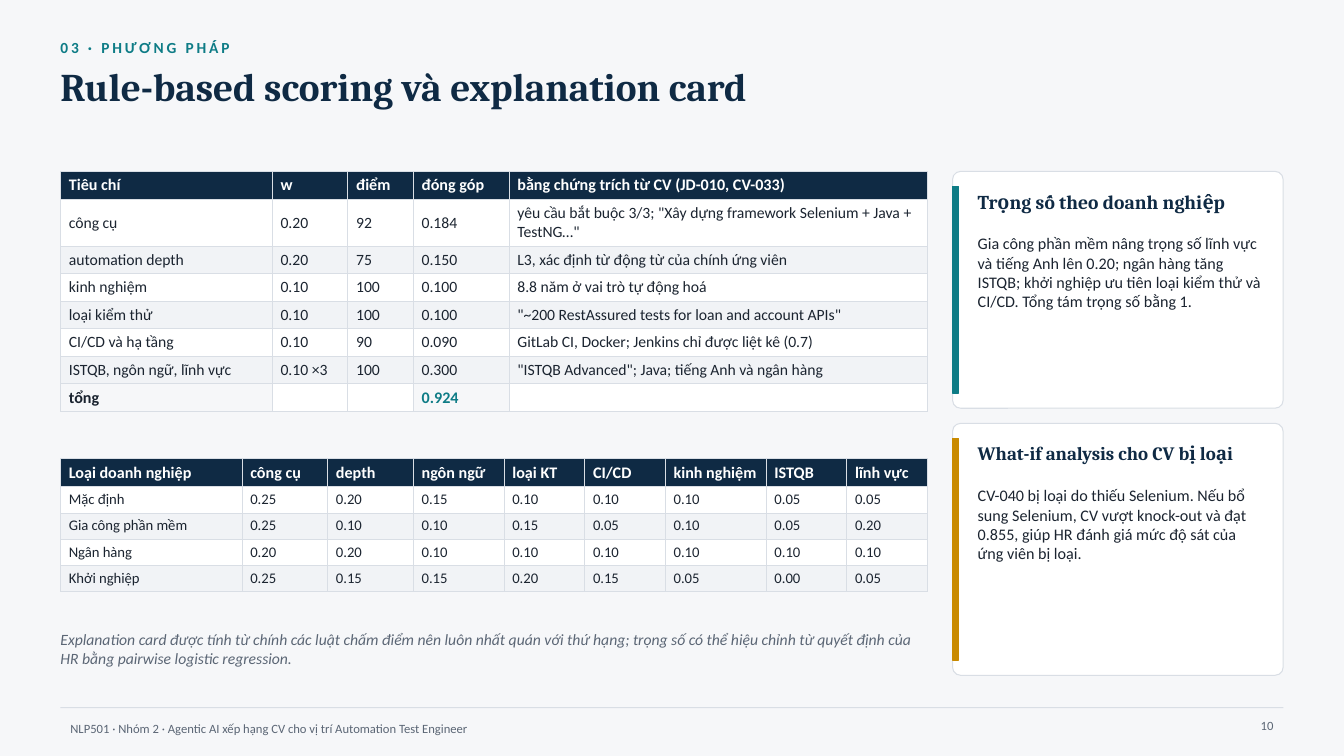
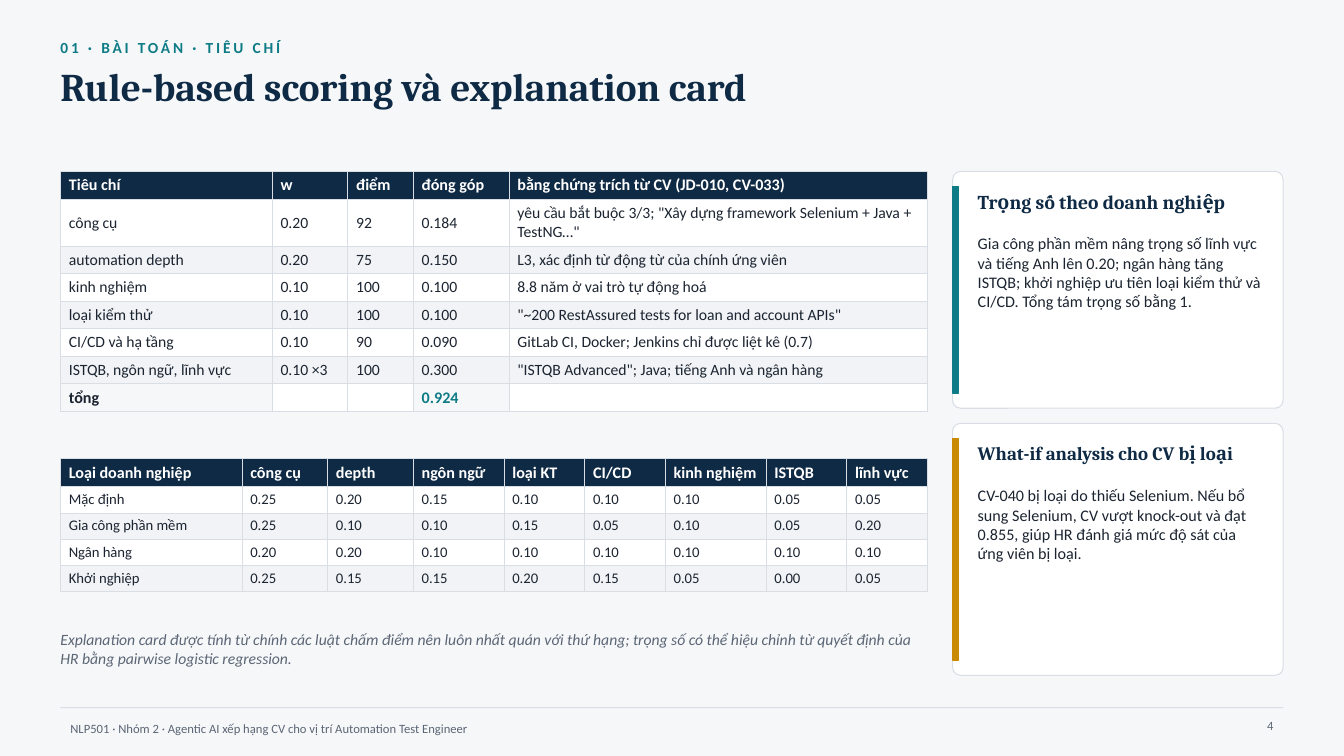
Before and after one commit to ZgsNat/NLP501.22_GROUP_2, a slide deck: slide 4 of NLP501_Nhom2_BaoCaoCuoiKy_v13.pptx (slide 10 before the commit). Drawn at 1344x756 pixels with LibreOffice and Linux fonts; fonts in the diff are those of the drawing. Boxes give left, top, right and bottom in pixels: in the first picture for what was removed or moved away, otherwise in the second. Text is boxed around its words. In the diff, an @@ line names an element or a change of style, - is before the commit and + after.

```diff
--- a/NLP501_Nhom2_BaoCaoCuoiKy_v13.pptx
+++ b/NLP501_Nhom2_BaoCaoCuoiKy_v13.pptx
@@ text at (60,40,281,53): text changed @@
-03 · PHƯƠNG PHÁP
+01 · BÀI TOÁN · TIÊU CHÍ
@@ page number at (1267,722,1273,730): text changed @@
-10
+4
```
Also in this commit, not shown: 21 other slides changed, 1 other file.
